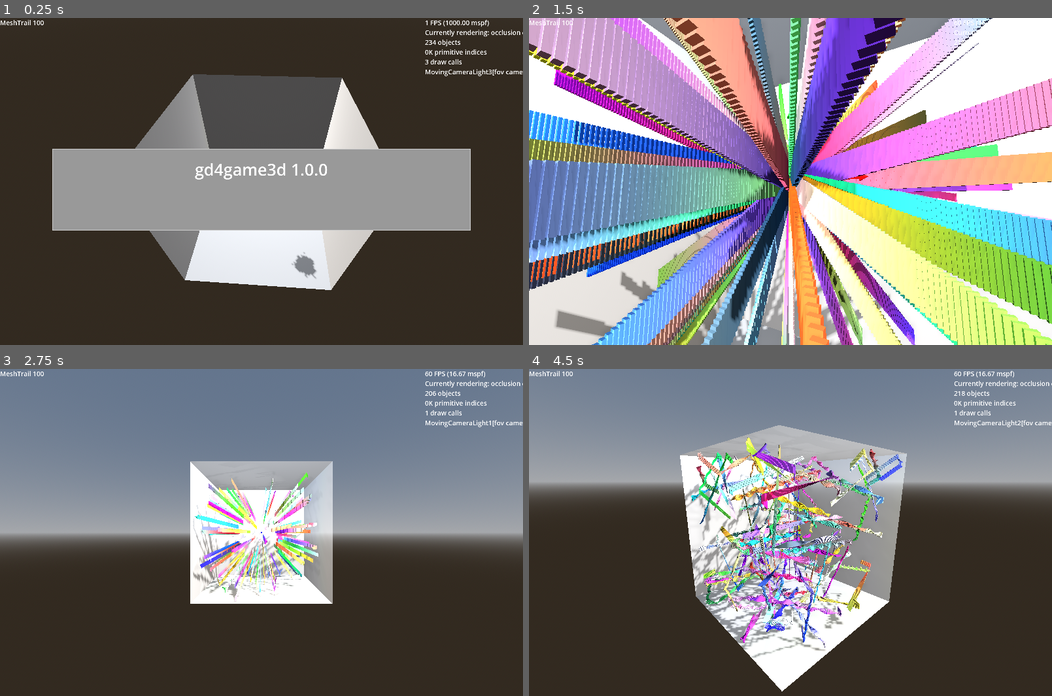
Above: before the commit, frames 1-4 (two rows, left to right).
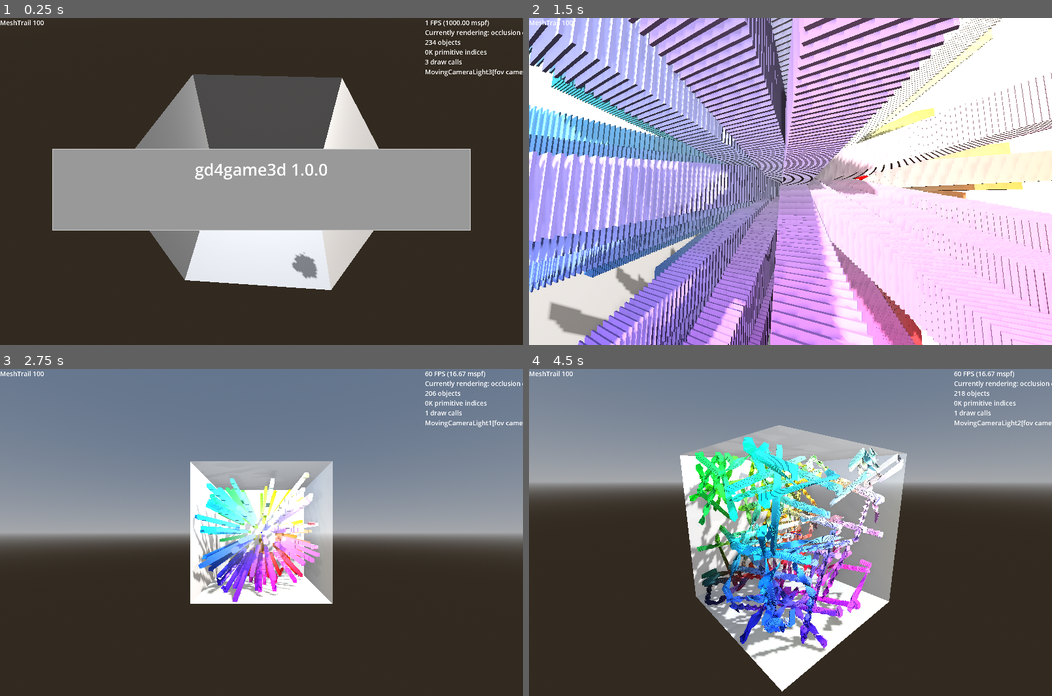
Above: after the commit, the same moments.

Repository: kasworld/gd4game3d
Game: Godot game, scene res://main.tscn
Two runs of this game, one before a commit and one after it. Both use one fixed random seed, a clock stepped at 60 frames per second and the inputs below.
Inputs (mouse positions are in pixels of both pictures, inside the frame that each line leads up to):
- Up to frame 1 (0.25 s): no input
- Up to frame 2 (1.5 s): tap Enter at 0.5 s; move the mouse to (905, 165) at 0.52 s; hold Right 0.53-1.28 s; tap Q at 0.6 s; click (905, 165) at 0.67 s; move the mouse to (685, 197) at 1.27 s; hold Down from 1.28 s (still down); tap E at 1.35 s
- Up to frame 3 (2.75 s): move the mouse to (313, 460) at 2.02 s; release Down at 2.03 s; hold Right from 2.03 s (still down); tap Enter at 2.1 s
- Up to frame 4 (4.5 s): move the mouse to (764, 597) at 2.77 s; release Right at 2.78 s; hold Up 2.78-3.53 s; tap Q at 2.85 s; click (764, 597) at 2.92 s; move the mouse to (947, 581) at 3.52 s; hold Left from 3.53 s (still down); tap E at 3.6 s; move the mouse to (633, 483) at 4.27 s; tap Enter at 4.35 s

The runs differ from the first frame. In frame 1, less than 0.1% of the frame differs, in the area x 55-61%, y 72-80%; in frame 2, 87%, in the area x 0-100%, y 0-100%; in frame 3, 4.7%; in frame 4, 13%.

Commit message:
del NewMeshByType

Diff:
--- a/main.gd
+++ b/main.gd
@@ -1,5 +1,4 @@
 extends Node3D
-
 
 const WorldSize := Vector3(100,100,100)
 
@@ -64,43 +63,18 @@
 	var bound_size = WorldSize
 	b_box = AABB( -bound_size/2, bound_size)
 	velocity = Vector3( (randf()-0.5)*WorldSize.length()/3,(randf()-0.5)*WorldSize.length()/3,(randf()-0.5)*WorldSize.length()/3)
-	#for mt in MeshTrailTypeList:
-		#var ball = meshtrail_scene.instantiate(
-			#).set_ColorChange_OnBounce(
-			#).set_get_random_color_fn(random_color1
-			#).init( bounce, radius, randi_range(1,100), mt, Vector3.ZERO
-			#).set_speed(20,40)
-		#$MeshTrailContainer.add_child(ball)
-	#for mt in MeshTrailTypeList:
-		#var ball = meshtrail_scene.instantiate(
-			#).set_ColorChange_MeshGradient(
-			#).set_get_random_color_fn(random_color1
-			#).init( bounce, radius, randi_range(10,100), mt, Vector3.ZERO
-			#).set_speed(20,40)
-		#$MeshTrailContainer.add_child(ball)
-	#for mt in MeshTrailTypeList:
-		#var ball = meshtrail_scene.instantiate(
-			#).set_ColorChange_ByPosition(b_box
-			#).init( bounce, radius, randi_range(100,1000), mt, Vector3.ZERO
-			#).set_speed(20,40)
-		#$MeshTrailContainer.add_child(ball)
-	#for mt in MeshTrailTypeList:
-		#var ball = meshtrail_scene.instantiate(
-			#).set_ColorChange_ByPositionFn(get_color_ByPosition
-			#).init( bounce, radius, randi_range(10,1000), mt, Vector3.ZERO
-			#).set_speed(20,40)
-		#$MeshTrailContainer.add_child(ball)
 
-	var mesh := MeshTrail.NewMeshByType("I",radius)
+	var mesh := BoxMesh.new()
+	mesh.size = Vector3(mesh_radius*2, mesh_radius*2, 0.1)
 	for i in 100:
 		var ball :MeshTrail = meshtrail_scene.instantiate(
 			#).set_ColorChange_OnBounce(
-			).set_ColorChange_MeshGradient(
-			#).set_ColorChange_ByPosition(b_box
+			#).set_ColorChange_MeshGradient(
+			).set_ColorChange_ByPosition(b_box
+			#).set_ColorChange_ByPositionFn(get_color_ByPosition
 			).init_trail_with_alpha(mesh, 100,  1.0 , Vector3.ZERO,
 			).set_speed(20,40)
 		$MeshTrailContainer.add_child(ball)
-
 
 func bounce(_oldpos:Vector3, pos :Vector3, radiusa :float) -> Dictionary:
 	return Bounce.v3f(pos, b_box, radiusa)
@@ -110,8 +84,6 @@
 		co[i] = (pos[i] - b_box.position[i]) / b_box.size[i]
 	co = co.inverted()
 	return co
-
-var MeshTrailTypeList = PlayingCard.make_deck()  #  ["♠","♣","♥","♦" ,"★","☆","♩","♪","♬"]
 
 var color_list_light = NamedColorList.make_light_color_list()
 var color_list_dark = NamedColorList.make_dark_color_list()
@@ -123,18 +95,18 @@
 	return color_list_dark.pick_random()[0]
 
 var b_box :AABB
-var radius := 1.5
+var mesh_radius := 1.5
 var velocity :Vector3
 func _process(delta: float) -> void:
 	label_demo()
 
 	for mt in $MeshTrailContainer.get_children():
-		mt.move(delta,bounce, radius, 4*PI,)
+		mt.move(delta,bounce, mesh_radius, 4*PI,)
 
 	var now := Time.get_unix_time_from_system()
 	var t := now /2.3
 	if $BounceCameraLight.is_current_camera():
-		velocity = $BounceCameraLight.bounce_within_aabb(delta, b_box, velocity, Vector3.ZERO, radius )
+		velocity = $BounceCameraLight.bounce_within_aabb(delta, b_box, velocity, Vector3.ZERO, mesh_radius )
 	elif $MovingCameraLightHober.is_current_camera():
 		$MovingCameraLightHober.move_hober_around_z(t, Vector3.ZERO, (WorldSize.x+WorldSize.y)/2, WorldSize.length()*0.6 )
 	elif $MovingCameraLightAround.is_current_camera():
--- a/mesh_trail/mesh_trail.gd
+++ b/mesh_trail/mesh_trail.gd
@@ -1,42 +1,12 @@
 extends MultiMeshShape
 class_name MeshTrail
 
-static func NewMeshByType(mesh_type , r :float) -> Mesh:
-	var mesh :Mesh
-	match mesh_type:
-		0:
-			mesh = SphereMesh.new()
-			mesh.radius = r
-			mesh.height = r
-		1:
-			mesh = BoxMesh.new()
-			mesh.size = Vector3(r,r,r)*1.5
-		2:
-			mesh = PrismMesh.new()
-			mesh.size = Vector3(r,r,r)*1.5
-		3:
-			mesh = TorusMesh.new()
-			mesh.inner_radius = r/2
-			mesh.outer_radius = r
-		4:
-			mesh = CapsuleMesh.new()
-			mesh.height = r*2
-			mesh.radius = r*0.5
-		5:
-			mesh = CylinderMesh.new()
-			mesh.height = r*2
-			mesh.bottom_radius = r
-			mesh.top_radius = 0
-		_:
-			mesh = TextMesh.new()
-			mesh.depth = r/6
-			mesh.pixel_size = r / 6
-			mesh.text = "%s" % mesh_type
-	return mesh
-
-
 enum ColorChange {OnBounce, MeshGradient, ByPosition }
 var color_change_mode :ColorChange = ColorChange.OnBounce
+# for ColorChange MeshGradient, OnBounce
+var color_from :Color # or current color
+var color_to :Color
+var color_progress :int # 0 to inst_count-1
 
 func set_ColorChange_OnBounce() -> MeshTrail:
 	color_change_mode = ColorChange.OnBounce
@@ -44,10 +14,6 @@
 	color_to = get_random_color_fn.call()
 	return self
 
-# for ColorChange.MeshGradient
-var color_from :Color # or current color
-var color_to :Color
-var color_progress :int # 0 to inst_count-1
 func get_color_MeshGradient() -> Color:
 	color_progress += 1
 	if color_progress >= multimesh.instance_count:
@@ -124,7 +90,7 @@
 			co = get_color_MeshGradient()
 	multimesh.set_instance_color(inst_index, co)
 
-func set_multi_pos_rot(i :int, pos :Vector3, axis :Vector3, rot :float) -> void:
+func set_multi_position_rotation(i :int, pos :Vector3, axis :Vector3, rot :float) -> void:
 	var t := Transform3D(Basis(), pos)
 	t = t.rotated_local(axis, rot)
 	multimesh.set_instance_transform(i,t )
@@ -150,7 +116,7 @@
 		current_rotation_velocity =  randfn(0, rotation_velocity_deviation)
 	current_rotation += current_rotation_velocity * delta
 
-	set_multi_pos_rot(newi, bn.pos, head_velocity.normalized(), current_rotation)
+	set_multi_position_rotation(newi, bn.pos, head_velocity.normalized(), current_rotation)
 	set_color_by_mode(newi, newpos)
 
 	if head_velocity.length() > speed_max:
